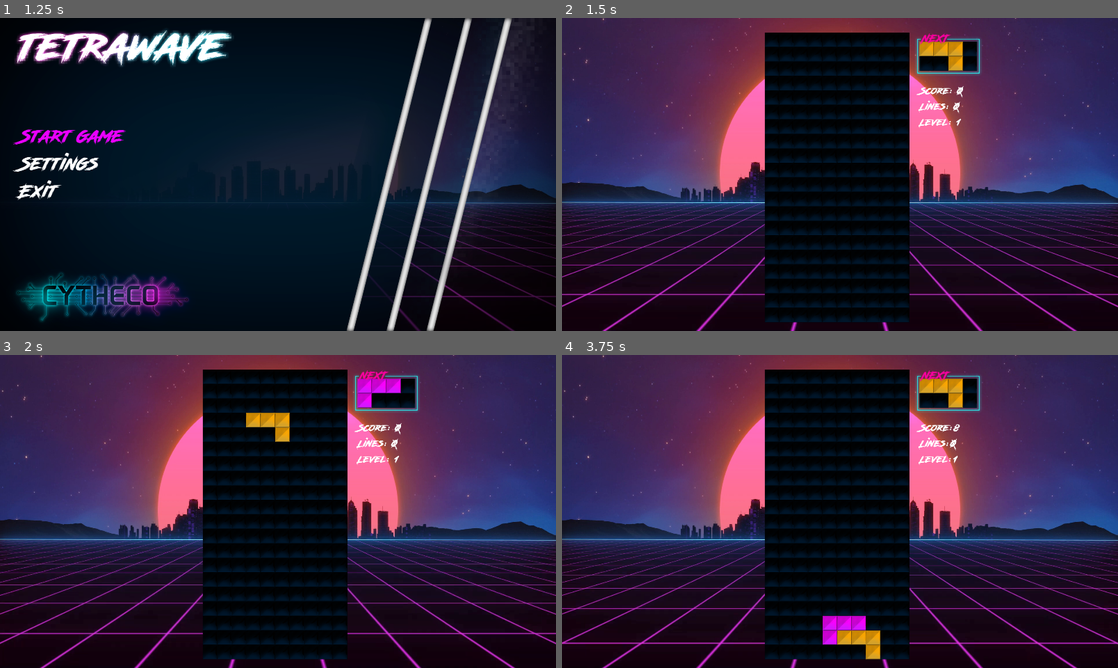
Above: before the commit, frames 1-4 (two rows, left to right).
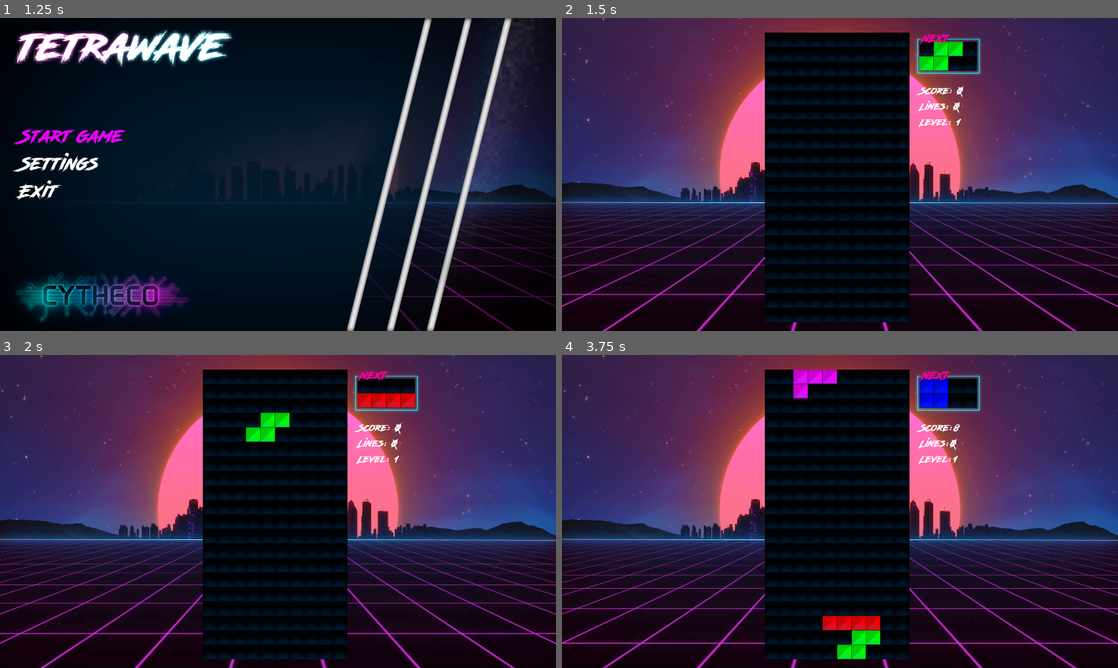
Above: after the commit, the same moments.

Repository: Cydeamon/BlockWave
Game: Godot game, scene res://Main.tscn
Same seed, same stepped clock (60 frames per second), same inputs: the game is played once before the commit and once after it. Sound files missing from this copy of the repository are replaced by a short silence.
Inputs:
- Up to frame 1 (1.25 s): hold Right (move_right) from 0.53 s (still down); hold Up (drop) from 0.53 s (still down)
- Up to frame 2 (1.5 s): tap Enter at 1.25 s; release Right (move_right) at 1.28 s; release Up (drop) at 1.28 s; hold Down (move_down) from 1.28 s (still down); tap Up (drop) at 1.35 s
- Up to frame 3 (2 s): keep holding Down (move_down)
- Up to frame 4 (3.75 s): release Down (move_down) at 2.03 s; hold Up (drop) 2.03-2.78 s; hold Right (move_right) 2.03-3.53 s; tap Up (drop) at 2.85 s; hold Left (move_left) from 3.53 s (still down); hold Up (drop) from 3.53 s (still down)

Frame 1 is identical in both runs. In frame 2, 0.7% of the frame differs, in the area x 64-73%, y 7-17%; in frame 3, 1.6%; in frame 4, 2.6%, in the area x 41-73%, y 4-98%.

Commit message:
rng fix

Diff:
--- a/src/Main.gd
+++ b/src/Main.gd
@@ -21,11 +21,16 @@
     y = 0
 }
 
+var rng
+
 ####################################################################################################
 ############################################ GAME LOGIC ############################################
 ####################################################################################################
 
 func _ready():
+    rng = RandomNumberGenerator.new()
+    rng.randomize()
+
     gamefield = $Game/GameField/GameFieldCells
     step_duration = $Game/step_timer.wait_time
     init_menu()
@@ -101,7 +106,7 @@
 
 
 func pick_next_figure():
-    var figure_index = randi() % 6 + 1
+    var figure_index = rng.randi() % 6 + 1
 
     # 1 - Red I     #FF0000
     # 2 - Blue O    #0000FF
